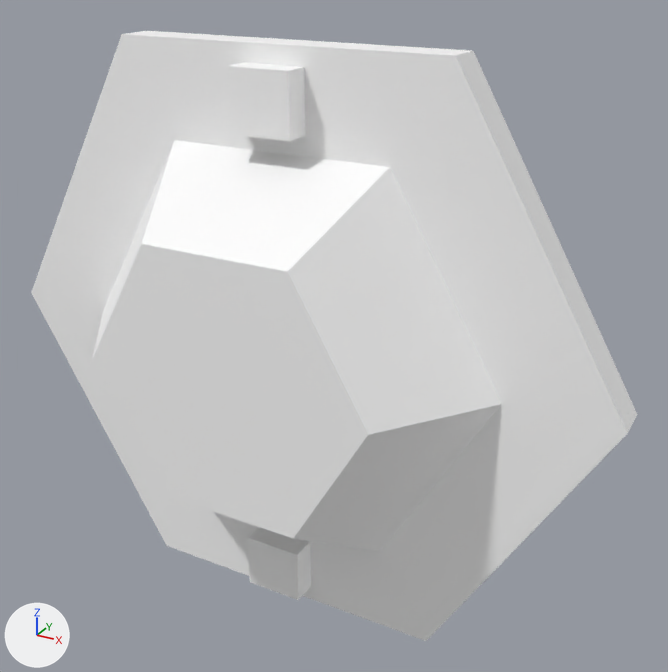
The glTF model assets/synty/simple_fantasy/models/SF_Wep_Buckler_01.glb as it was, and as the next commit left it.
Camera for both pictures: a 50 mm camera at (0.00476, -0.00717, 0.00406) aimed at (0.00058, 0.00042, 0.00027). Lighting does not change. The marker at lower left points along +X, +Y and +Z.

The first picture shows 'SF_Wep_Buckler_01'.
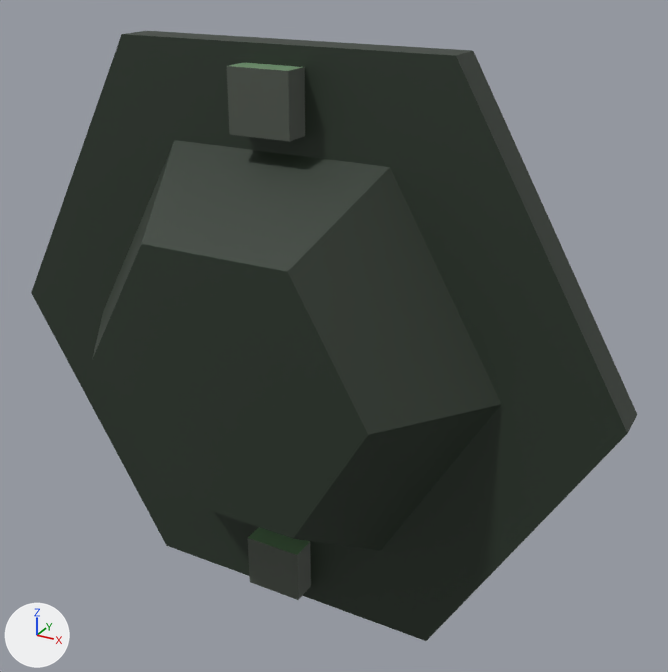
Where the change shows, as pixel boxes [x1, y1, x2, y2] in the pictures (668 x 672 px):
'SF_Wep_Buckler_01', surface changed (white to black)
    both: [31, 31, 637, 641]

What changed in the scene script:
```text
Add img_undead_footman_01:
    img_undead_footman_01 = load_image('Undead_Footman_01', '_unpacked/Undead_Footman_01', 512, 512, 'sRGB')
Change mat_lambert1:
    remove mat_lambert1.base_color = (1.0, 1.0, 1.0)  # white #ffffff
    add mat_lambert1.texture = img_undead_footman_01
```
